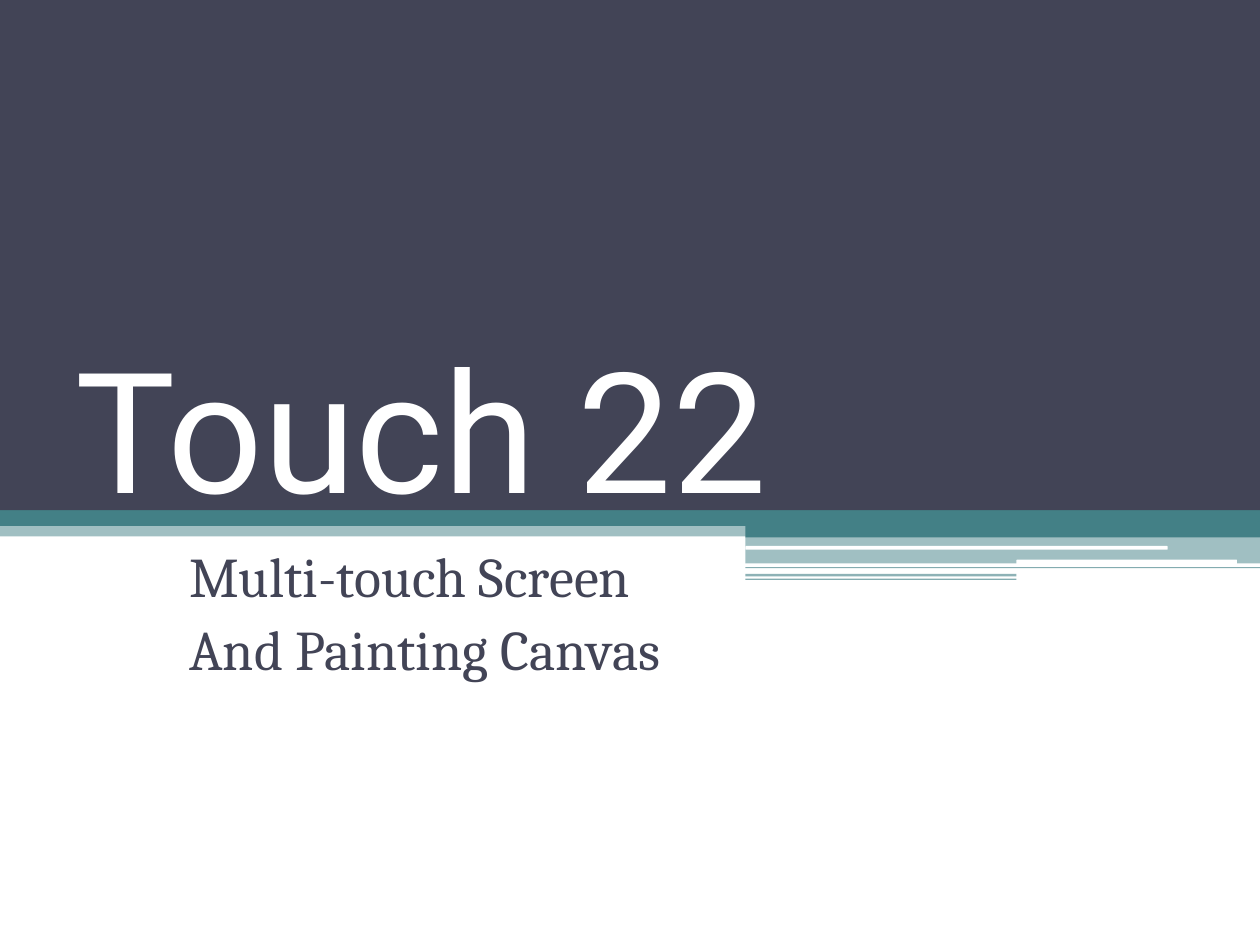
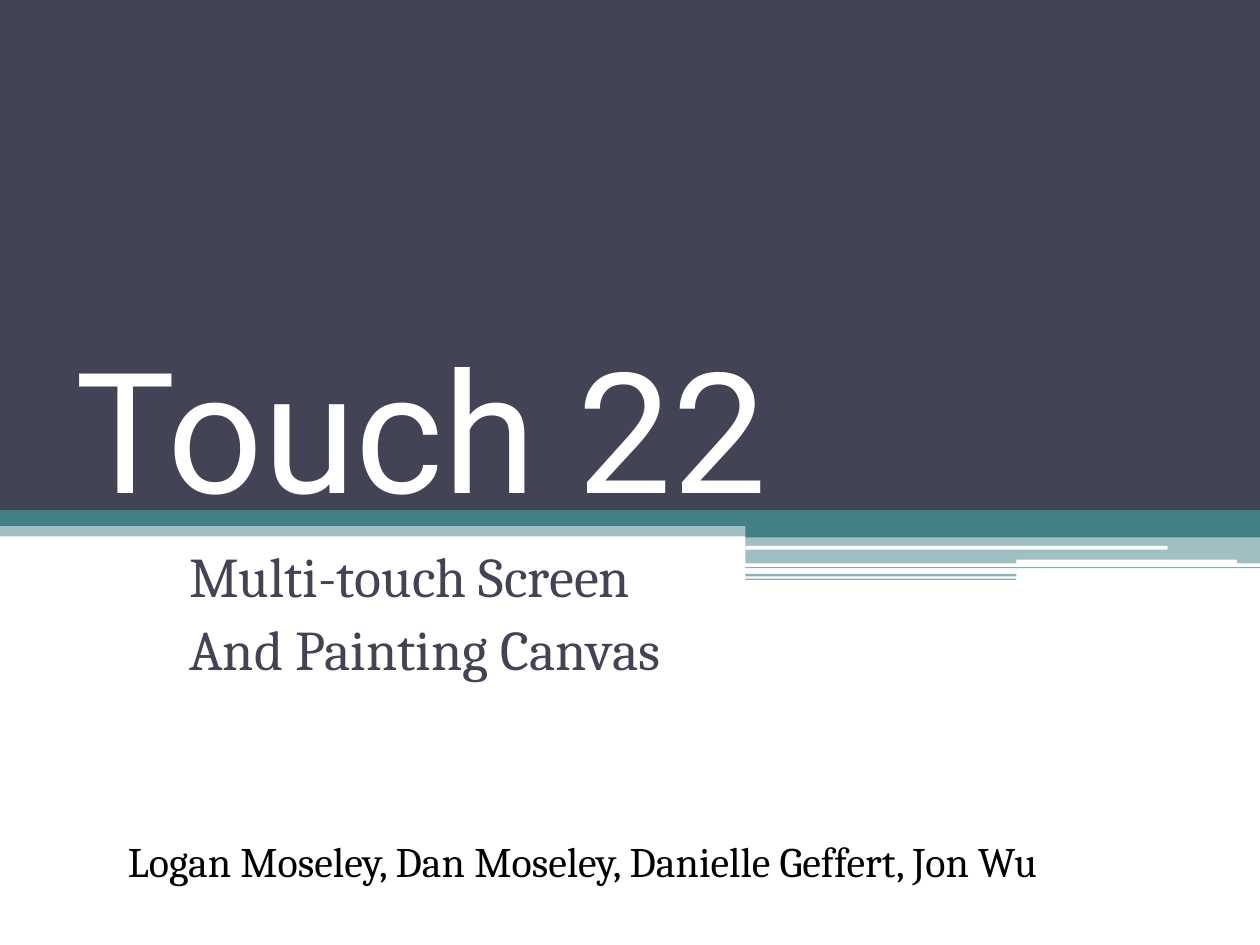
Before and after one commit to danomoseley/touch-22, a slide deck: slide 1 of Final Presentation.pptx. Drawn at 1260x945 pixels with LibreOffice and Linux fonts; fonts in the diff are those of the drawing. Boxes give left, top, right and bottom in pixels: in the first picture for what was removed or moved away, otherwise in the second. Text is boxed around its words. In the diff, an @@ line names an element or a change of style, - is before the commit and + after.

```diff
--- a/Final Presentation.pptx
+++ b/Final Presentation.pptx
@@ text added at <box>128,847,1037,887</box>, 24 pt, text #000000 @@
+Logan Moseley, Dan Moseley, Danielle Geffert, Jon Wu
```
Also in this commit, not shown: 2 other slides changed.
